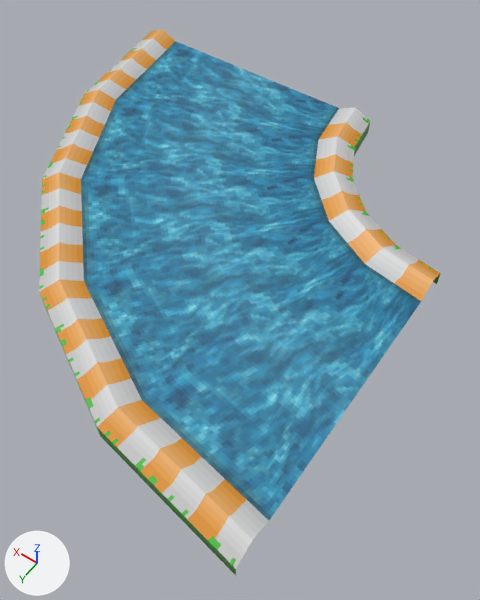
The glTF model assets/3D-models/tracks/curve/WaterCurve.glb, before and after one commit.
Camera for both pictures: a camera (50 mm lens) standing at (-0.625, 0.417, 0.75) and looking at (-0.258, -0.097, -0.058). Lighting does not change. The marker at lower left points along +X, +Y and +Z. The picture after the commit comes second.

Names of what the first picture shows: 'WaterCurve'.
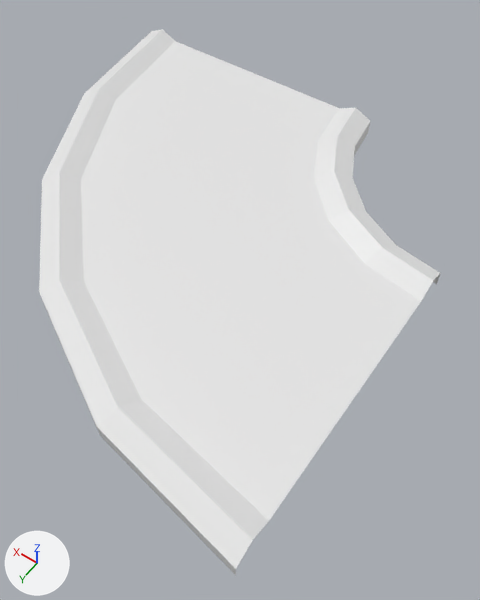
The newer file is also turned or shifted as a whole; pictures and numbers use the older file's frame.

What the commit changed:
me_watercurve has 54 vertices, 80 faces and spans x -0.5..0.25, y -0.5..0.25, z 0.0..0.04.
me_watercurve no longer uses material mat_trackmaterial (picture img_tracktexture_png).

Pixel boxes [x1, y1, x2, y2] of what changed, in the pictures (480 x 600 px):
'WaterCurve', recoloured (blue to white)
    both: [39, 29, 441, 575]
